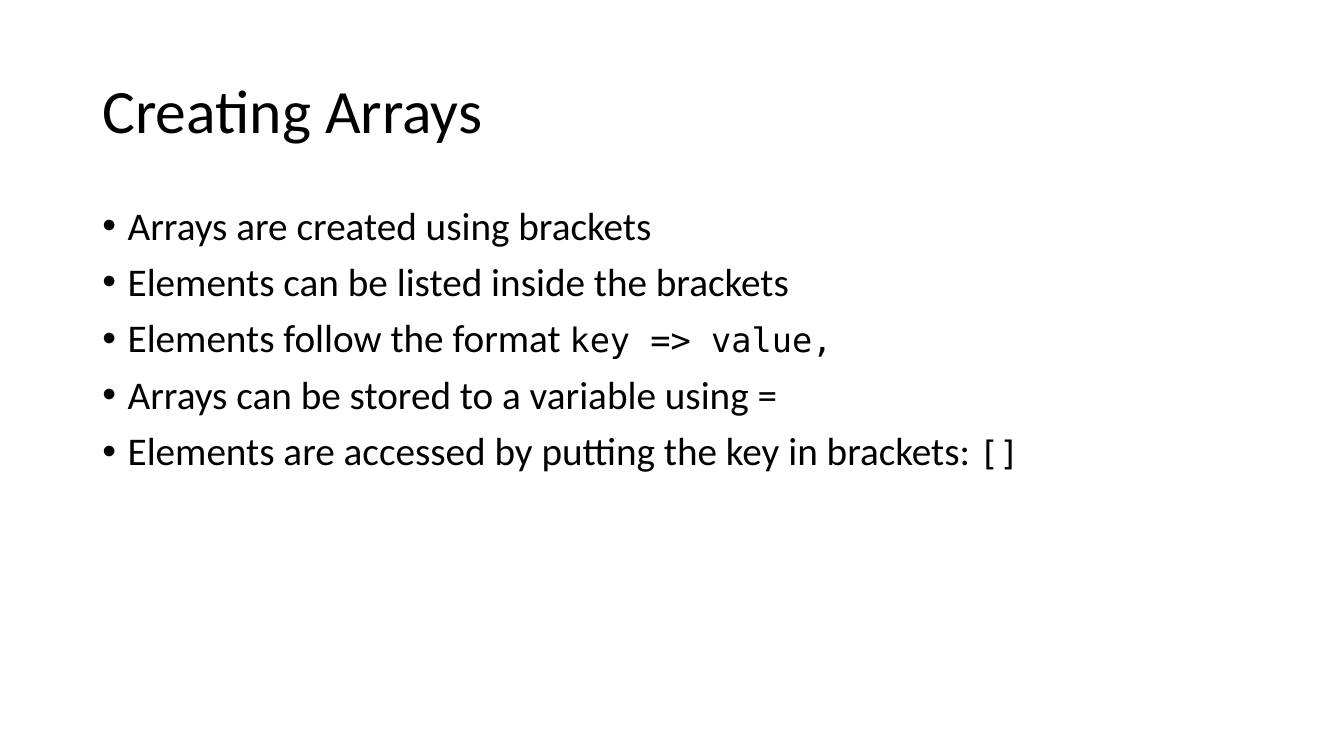
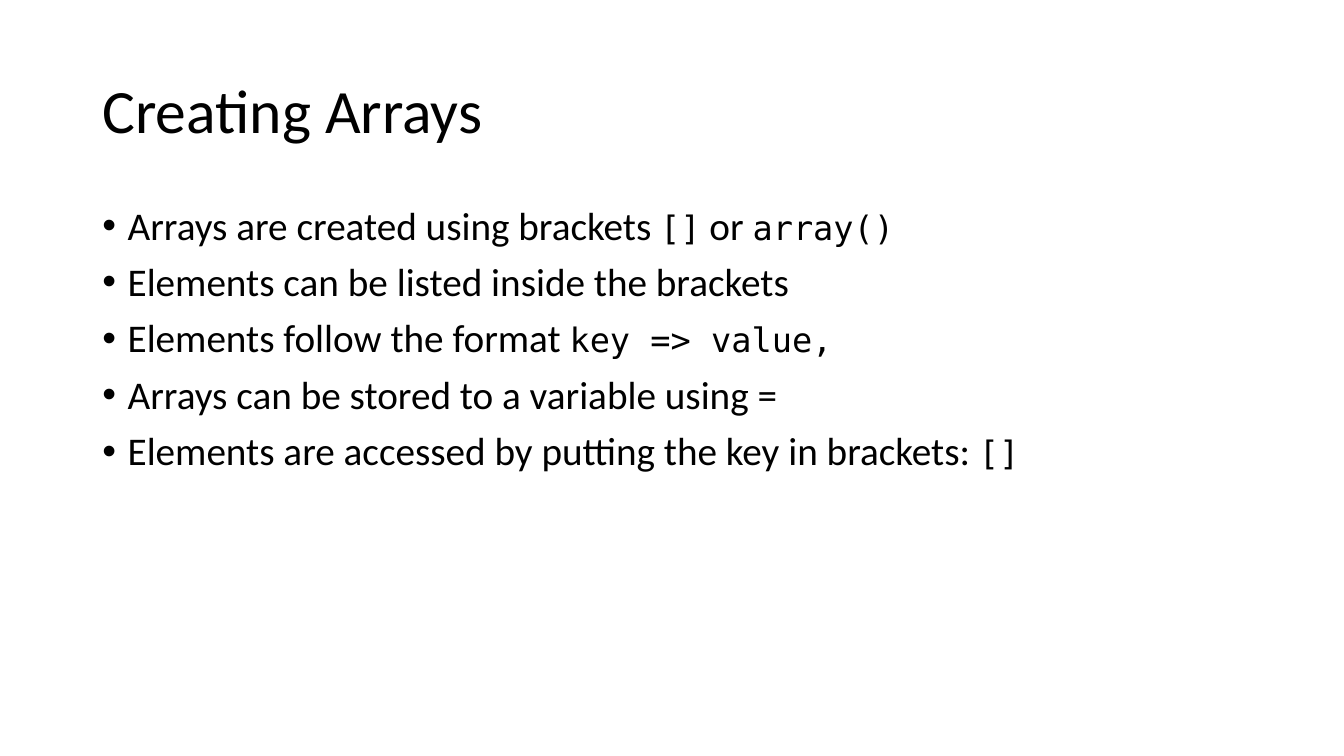
Before and after one commit to PHPEmbark/curriculum, a slide deck: slide 25 of course/1 - Basic Programming/Basic Programming.pptx. Drawn at 1344x756 pixels with LibreOffice and Linux fonts; fonts in the diff are those of the drawing. Boxes give left, top, right and bottom in pixels: in the first picture for what was removed or moved away, otherwise in the second. Text is boxed around its words. In the diff, an @@ line names an element or a change of style, - is before the commit and + after.

```diff
--- a/course/1 - Basic Programming/Basic Programming.pptx
+++ b/course/1 - Basic Programming/Basic Programming.pptx
@@ text at bbox=[128, 212, 895, 247]: text changed @@
-• Arrays are created using brackets
+• Arrays are created using brackets [] or array()
```
Also in this commit, not shown: 5 other slides changed, 1 slide removed.
